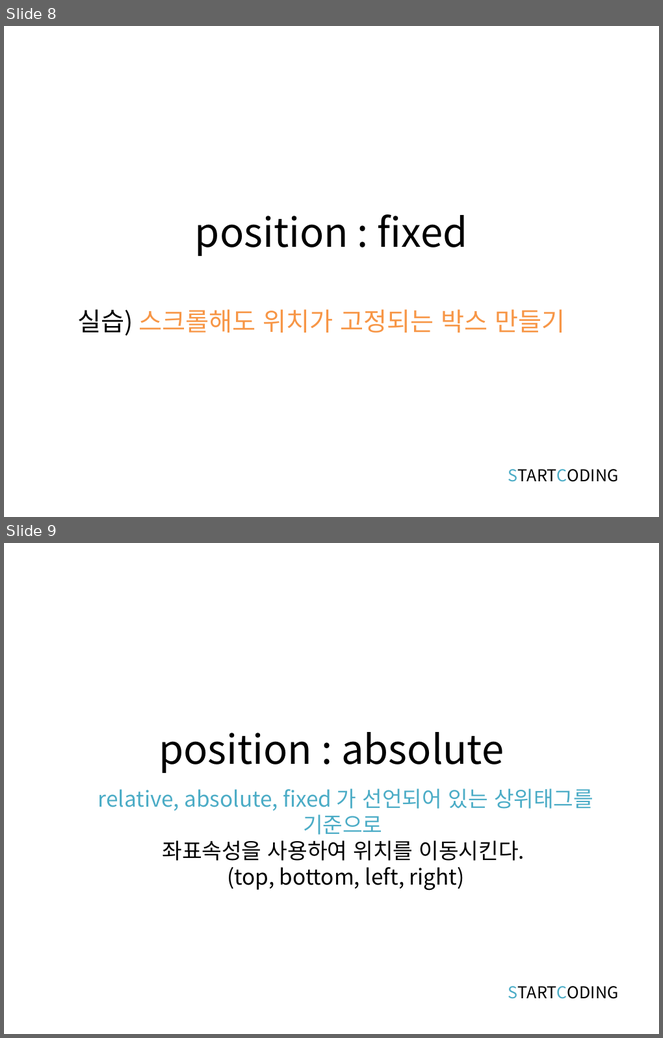
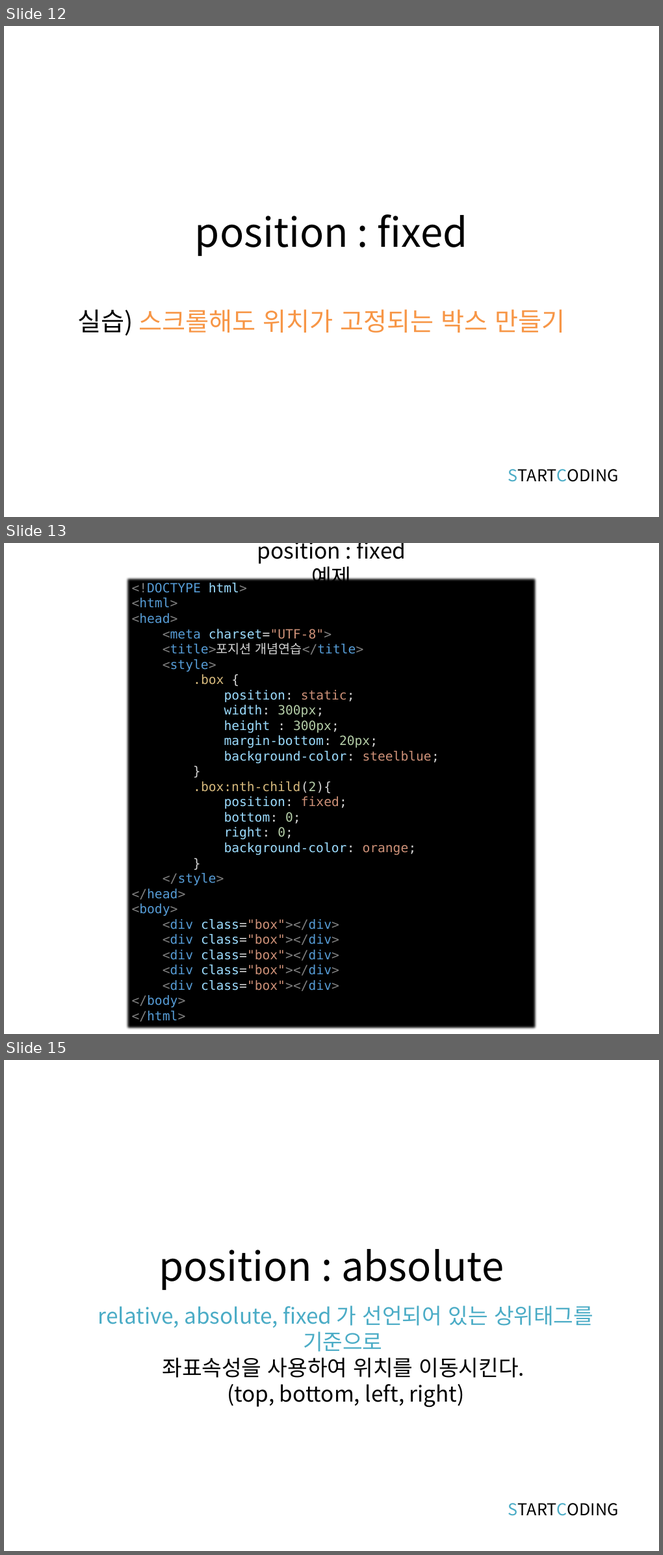
Before and after one commit to kwonkijun/web, a slide deck: 프론트엔드기초(PPT)/CSS3 6강_CSS 포지션.pptx. Shown one above the other, each under a label of ours: slides 8 and 9 before the commit, slides 12, 13 and 15 after it; the slides between them are not shown. The pictures are 663x1038 and 663x1555 pixels, drawn with LibreOffice and Linux fonts; fonts in the diff are those of the drawing. Boxes give left, top, right and bottom in pixels: in the first picture for what was removed or moved away, otherwise in the second. Text is boxed around its words. In the diff, an @@ line names an element or a change of style, - is before the commit and + after.

```diff
--- a/프론트엔드기초(PPT)/CSS3 6강_CSS 포지션.pptx
+++ b/프론트엔드기초(PPT)/CSS3 6강_CSS 포지션.pptx
@@ slide 13 added at (x1=4, y1=543, x2=659, y2=1034), background #FFFFFF @@
@@ title added at (x1=258, y1=543, x2=406, y2=579), 24 pt, text #000000 @@
+position : fixed 예제
@@ rectangle added at (x1=125, y1=576, x2=538, y2=1031), fill #000000, 14 pt, text #9CDCFE @@
+<!DOCTYPE html>
+<html>
+<head>
+<meta charset="UTF-8">
+<title>포지션 개념연습</title>
+<style>
+.box {
+position: static;
+width: 300px;
+height : 300px;
+margin-bottom: 20px;
+background-color: steelblue;
+}
+.box:nth-child(2){
+position: fixed;
+bottom: 0;
+right: 0;
+background-color: orange;
+}
+</style>
+</head>
+<body>
+<div class="box"></div>
+<div class="box"></div>
+<div class="box"></div>
+<div class="box"></div>
+<div class="box"></div>
+</body>
+</html>
@@ what was slide 8 is now slide 12 @@
@@ what was slide 9 is now slide 15 @@
```
Also in this commit, not shown: 2 slides changed, 5 other slides added, 1 other file.
